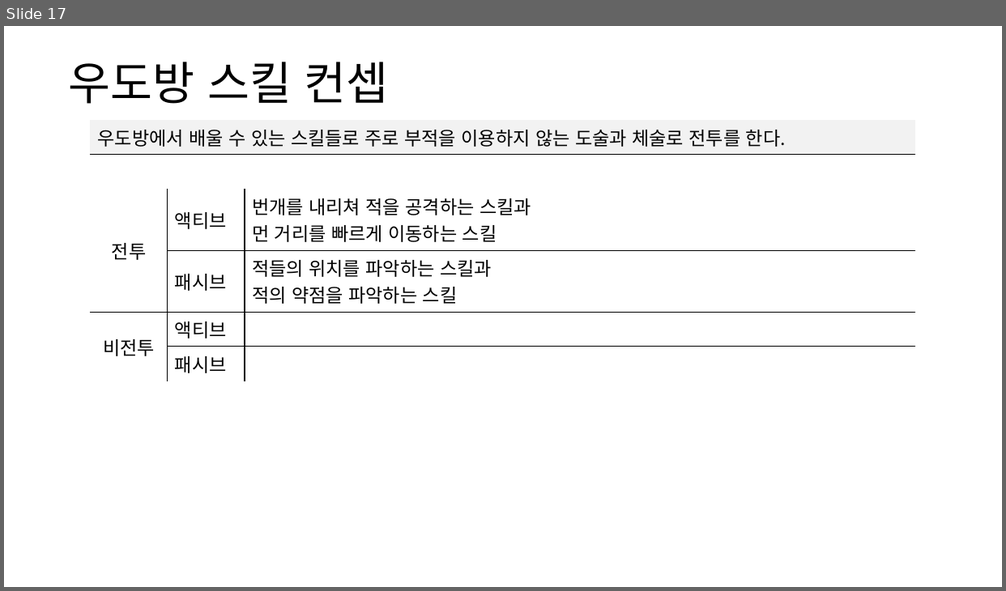
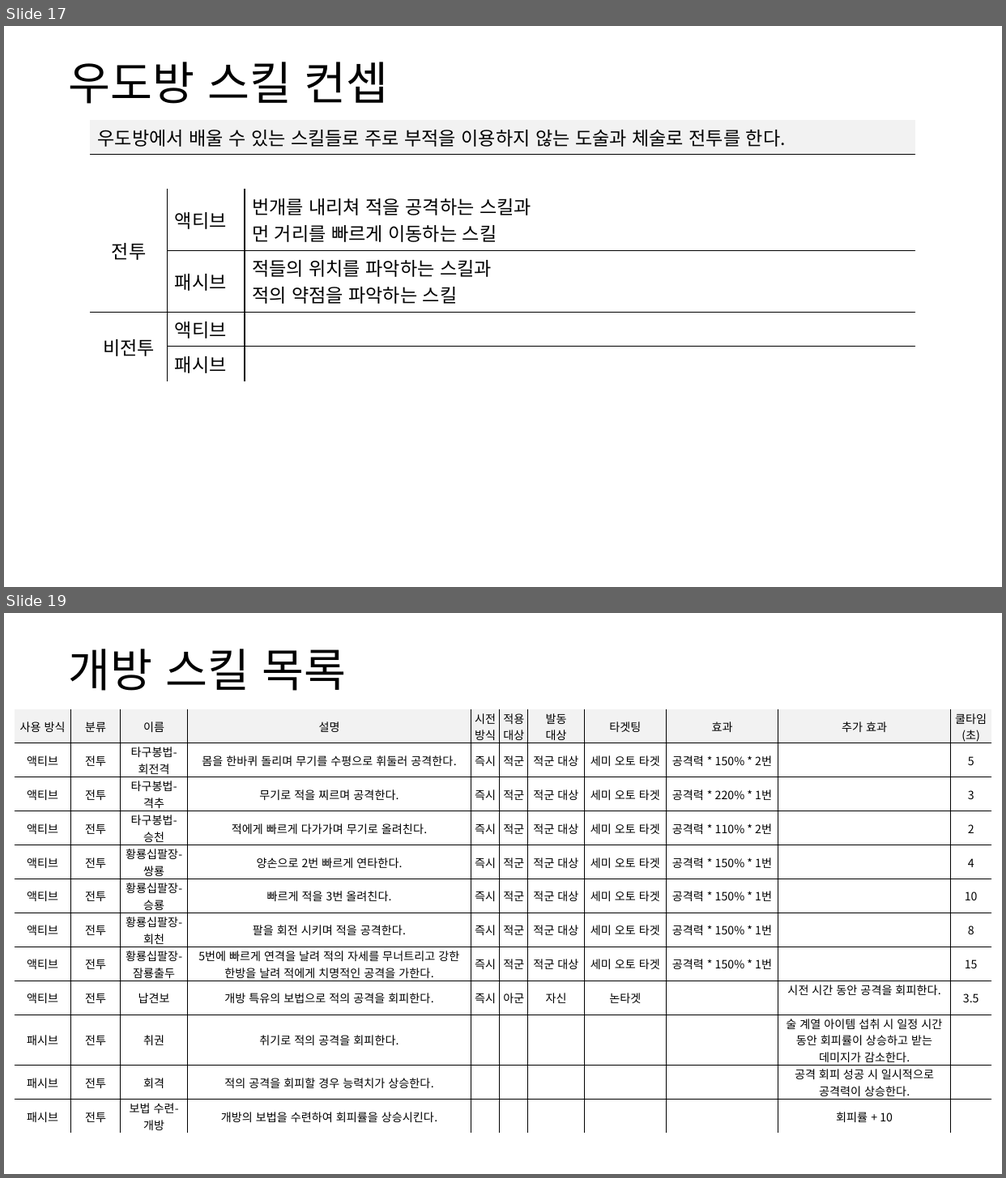
Before and after one commit to yjk0401/unityenginebasic_9th, a slide deck: 기획/방랑엽사전/스킬 기획서.pptx. Shown one above the other, each under a label of ours: slide 17 before the commit, slides 17 and 19 after it; the slides between them are not shown. The pictures are 1006x591 and 1006x1178 pixels, drawn with LibreOffice and Linux fonts; fonts in the diff are those of the drawing. Boxes give left, top, right and bottom in pixels: in the first picture for what was removed or moved away, otherwise in the second. Text is boxed around its words. In the diff, an @@ line names an element or a change of style, - is before the commit and + after.

```diff
--- a/기획/방랑엽사전/스킬 기획서.pptx
+++ b/기획/방랑엽사전/스킬 기획서.pptx
@@ slide 19 added at bbox=[4, 613, 1002, 1174], background #FFFFFF @@
@@ text added at bbox=[68, 649, 347, 691], 44 pt, text #000000 @@
+개방 스킬 목록
@@ table added at bbox=[15, 709, 991, 1134], 12 rows, 11 columns @@
+사용 방식 | 분류 | 이름 | 설명 | 시전 / 방식 | 적용 / 대상 | 발동 / 대상 | 타겟팅 | 효과 | 추가 효과 | 쿨타임 / (초)
+액티브 | 전투 | 타구봉법- / 회전격 | 몸을 한바퀴 돌리며 무기를 수평으로 휘둘러 공격한다. | 즉시 | 적군 | 적군 대상 | 세미 오토 타겟 | 공격력 * 150% * 2번 |  | 5
+액티브 | 전투 | 타구봉법- / 격추 | 무기로 적을 찌르며 공격한다. | 즉시 | 적군 | 적군 대상 | 세미 오토 타겟 | 공격력 * 220% * 1번 |  | 3
+액티브 | 전투 | 타구봉법- / 승천 | 적에게 빠르게 다가가며 무기로 올려친다. | 즉시 | 적군 | 적군 대상 | 세미 오토 타겟 | 공격력 * 110% * 2번 |  | 2
+액티브 | 전투 | 황룡십팔장- / 쌍룡 | 양손으로 2번 빠르게 연타한다. | 즉시 | 적군 | 적군 대상 | 세미 오토 타겟 | 공격력 * 150% * 1번 |  | 4
+액티브 | 전투 | 황룡십팔장- / 승룡 | 빠르게 적을 3번 올려친다. | 즉시 | 적군 | 적군 대상 | 세미 오토 타겟 | 공격력 * 150% * 1번 |  | 10
+액티브 | 전투 | 황룡십팔장- / 회천 | 팔을 회전 시키며 적을 공격한다. | 즉시 | 적군 | 적군 대상 | 세미 오토 타겟 | 공격력 * 150% * 1번 |  | 8
+액티브 | 전투 | 황룡십팔장- / 잠룡출두 | 5번에 빠르게 연격을 날려 적의 자세를 무너트리고 강한 한방을 날려 적에게 치명적인 공격을 가한다. | 즉시 | 적군 | 적군 대상 | 세미 오토 타겟 | 공격력 * 150% * 1번 |  | 15
+액티브 | 전투 | 납견보 | 개방 특유의 보법으로 적의 공격을 회피한다. | 즉시 | 아군 | 자신 | 논타겟 |  | 시전 시간 동안 공격을 회피한다. | 3.5
+패시브 | 전투 | 취권 | 취기로 적의 공격을 회피한다. |  |  |  |  |  | 술 계열 아이템 섭취 시 일정 시간 동안 회피률이 상승하고 받는 데미지가 감소한다. | 
+패시브 | 전투 | 회격 | 적의 공격을 회피할 경우 능력치가 상승한다. |  |  |  |  |  | 공격 회피 성공 시 일시적으로 공격력이 상승한다. | 
+패시브 | 전투 | 보법 수련- / 개방 | 개방의 보법을 수련하여 회피률을 상승시킨다. |  |  |  |  |  | 회피률 + 10 | 
```
Also in this commit, not shown: 2 slides changed, 7 other slides added, 2 slides removed.
